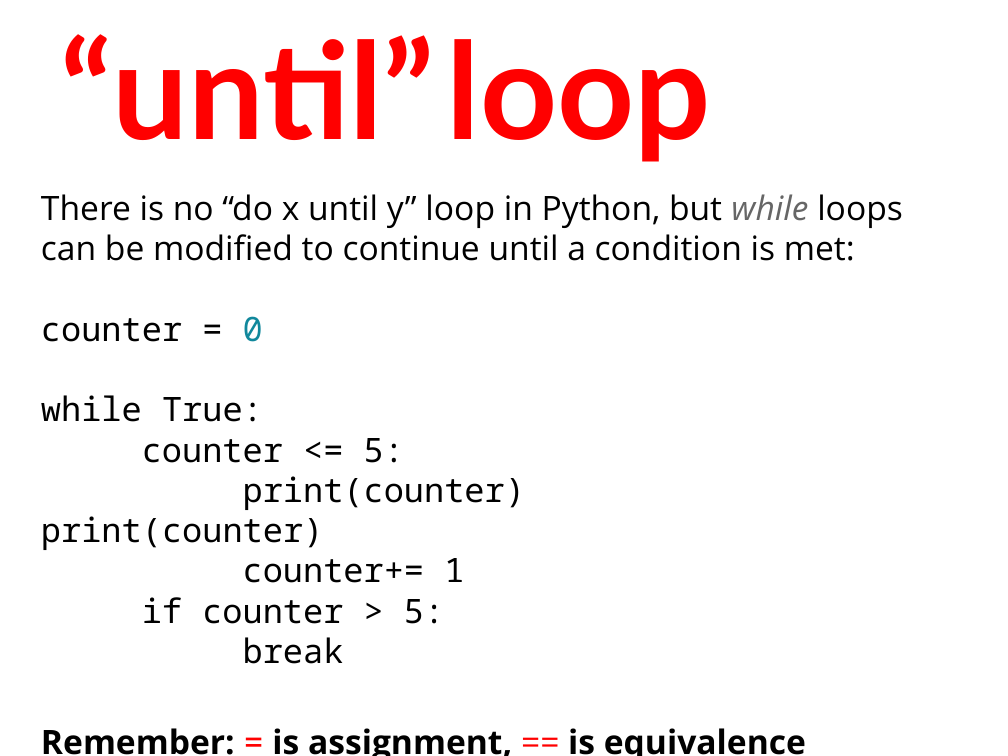
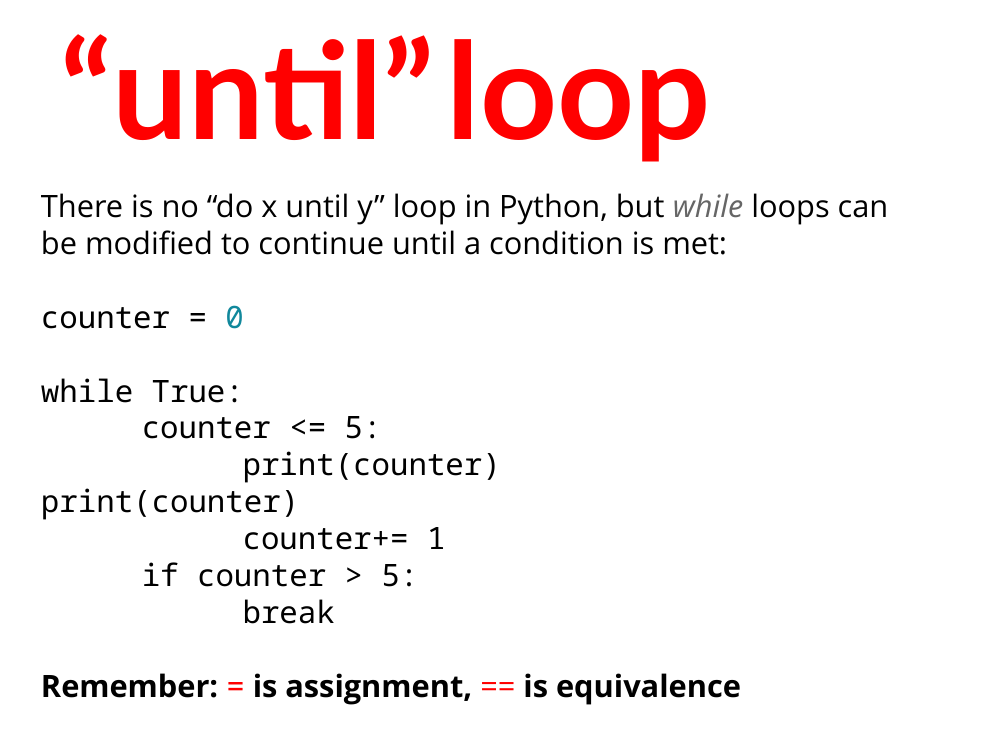
Before and after one commit to humanitiesprogramming/slides, a slide deck: slide 24 of 2017/python/Python Programming Concepts II.pptx. Drawn at 1008x756 pixels with LibreOffice and Linux fonts; fonts in the diff are those of the drawing. Boxes give left, top, right and bottom in pixels: in the first picture for what was removed or moved away, otherwise in the second. Text is boxed around its words. In the diff, an @@ line names an element or a change of style, - is before the commit and + after.

```diff
--- a/2017/python/Python Programming Concepts II.pptx
+++ b/2017/python/Python Programming Concepts II.pptx
@@ text "There is no “do x ..." at bbox=[41, 193, 889, 705]: size 24 to 22 pt @@
```
Also in this commit, not shown: 18 other slides changed, 1 other file.
